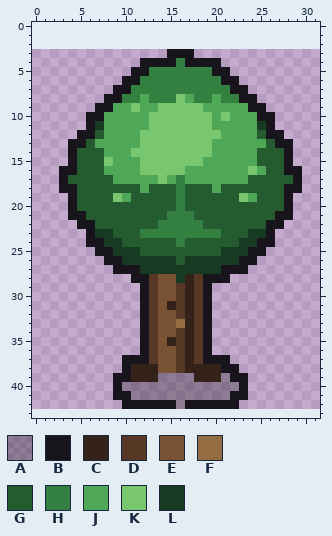
File history of a pixel-art file, art/ase/tree.ase. The first picture shows the starting point.
32x40 pixels, 1 frame. Colours within 5 levels of each other are drawn and written as one. The old version is drawn lined up with the new one, on the new canvas.
Palette (. is transparent): A #00000046  B #18141c  C #342218  D #563824  E #785232  F #946c42  G #245c30  H #348040  J #4ea858  K #78c66e  L #163a22
Pixels before, first column x 3:
 3 ............BBB............
 4 .........BBBBHBBBB.........
 5 ........BBHHHHHHHBB........
 6 .......BBHHHHHHHHHBB.......
 7 ......BBHHHHHHHHHHHBB......
 8 .....BBHHJHHHKJHHJHHBB.....
 9 ....BBJJKJJKKKKKJJJJJBB....
10 ...BBJJJJJKKKKKKKJKJJJBB...
11 ...BLJJJJJKKKKKKKJJJJJLB...
12 ..BBGJJJJKKKKKKKKKJJJJGBB..
13 .BBGJJJJJKKKKKKKKJJJJJJGBB.
14 .BGGGJJJKKKKKKKKKJJJJJGGGB.
15 .BGGGKJJJKKKKKKKJJJJJJGGGB.
16 BBGGGJJJJKKKKKJJJJJJJKJGGBB
17 BGGGGGJJJJJKJHJJJJJJJGGGGGB
18 BBGGGGGGGJGGGHGGGJGGGGGGGBB
19 .BGGGGKJGGGGGHGGGGGGKJGGGB.
20 .BGGGGGGGGGGGHGGGGGGGGGGGB.
21 .BBGGGGGGGGGHHHGGGGGGGGGBB.
22 ..BBGGGGGGGHHHHHGGGGGGGBB..
23 ...BLLGGGHHHHHHHHHGGGLLB...
24 ...BBLLGGGGGGHGGGGGGLLBB...
25 ....BBLLLGGGGGGGGGLLLBB....
26 .....BBLLLLLLGLLLLLLBB.....
27 ......BBBLLLLLLLLLBBB......
28 ........BBDEELCDBBB........
29 .........BDEEDCDB..........
30 .........BDEEDCDB..........
31 .........BDECDCDB..........
32 .........BDEEDCDB..........
33 .........BDEEFCDB..........
34 .........BDEEDCDB..........
35 .........BDECDCDB..........
36 .........BDEEDCDB..........
37 .......BBBDEEDCDBBB........
38 .......BCCCEEDCCCCBB.......
39 ......BBCCCAAAACCCABB......
40 ......BAAAAAAAAAAAAAB......
41 ......BBAAAAAAAAAAABB......
42 .......BBBBBBABBBBBB.......
After the commit:
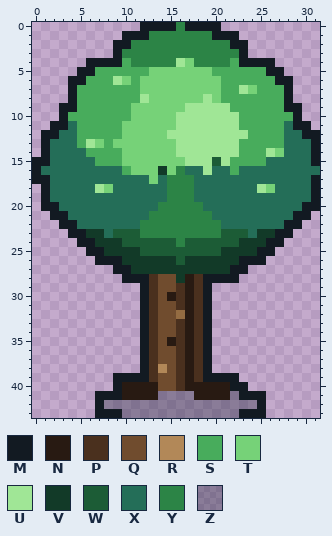
Colours new in this view: M #121a22  N #281a12  P #4a301e  Q #704c2e  R #b28858  S #48ac5c  T #76d278  U #a0e696  V #123a28  W #1c5c36  X #246e58  Y #2c8446  Z #0614224e
Difference:
canvas 32x40 -> 32x44, the old top-left corner now at 0,3
Changed rows in their new state; - is an unchanged pixel.
first column x 0:
 0 ------------MMMMYMMMM-----------
 1 ----------MMMYYYYYYYMMM---------
 2 ---------MMYYYYYYYYYYYMM--------
 3 ---------MYYYYYYYYYYYYYM--------
 4 ------MMMMSYYYYYUTYYYYSMMMM-----
 5 -----MMSSSSSSTTTTTTTSSSSSSMM----
 6 ----MMSSSUTSTTTTTTTTTSSSSSSMM---
 7 ----MSSSSSSSTTTTTTTTTSSUTSSSM---
 8 ----MSSSSSSSUTTTTTTUTSSSSSSSM---
 9 ---MMSSSSSSTTTTTTUUUUUSSSSSSMM--
10 ---MSSSSSSSTTTTTUUUUUUUSSSSSSM--
11 --MMXSSSSSTTTTTTUUUUUUUSSSSSXMM-
12 -MMXXSSSSSTTTTTUUUUUUUUUSSSSXXMM
13 -MXXXSUTSTTTTTTTUUUUUUUSSSSSXXXM
14 -MXXXXSSSSTTTTTTUUUUUUUSSSUTXXXM
15 MMXXXXXSSSTTTTTTTUUUWUSSSSXXXXXM
16 MXXXXXXXXXSTTTVTYXXUXXSXXXXXXXXX
17 MMXXXXXXXXXXXTXYYYXXXXXXXXXXXXXM
18 -MXXXXXUTXXXXXXYYYXXXXXXXUTXXXXM
19 -MXXXXXXXXXXXXXYYYXXXXXXXXXXXXXM
20 -MMXXXXXXXXXXXYYYYYXXXXXXXXXXXMM
21 --MMXXXXXXXXXYYYYYYYXXXXXXXXXMM-
22 ---MMXXXXXXXYYYYYYYYYXXXXXXXMM--
23 ----MMVVXWWWYYYYYYYYYWWWXVVMM---
24 -----MMVVVWWWWWWYWWWWWWVVVMM----
25 ------MMVVVVWWWWWWWWWVVVVMM-----
26 -------MMMVVVVVVWVVVVVVMMM------
27 ---------MMVVVVVVVVVVVMM--------
28 ----------MMMPQQVNPMMMM---------
29 ------------MPQQPNPM------------
30 ------------MPQNPNPM------------
31 ------------MPQQPNPM------------
32 ------------MPQQFNPM------------
33 ------------MPQQPNPM------------
34 ------------MPQQPNPM------------
35 ------------MPQNPNPM------------
36 ------------MPQQPNPM------------
37 ----------..MPQQPNPM..----------
38 ----------..MPRQPNPM...---------
39 ---------MMMMPQQPNPMMMM.--------
40 ---------MNNNNQQPNNNNNMM--------
41 -------MMMNNNNZZZZNNNNZMMM------
42 -------MZZZZZZZZZZZZZZZZZM------
43 -------MMMZZZZZZZZZZZZZMMM------
